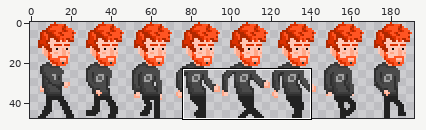
Two states of a sprite sheet, pfp-game/platforms/browser/www/img/character-3-walk.png. Above: a wide view before the commit, with the close-up outlined.
Close-up. As it was:
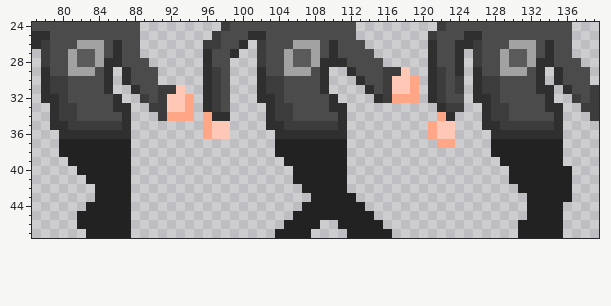
The file is 192x48 pixels. Shown: x 77..139, y 24..47. The commit also changed other parts of the picture, which this record leaves out.
Now the later version:
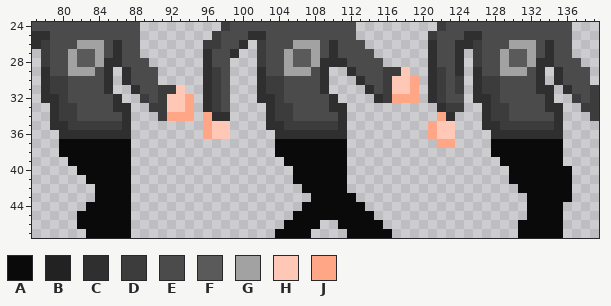
Palette (. is transparent): A #0a0a0a  B #222222  C #2f2f2f  D #3c3c3c  E #4b4b4b  F #5a5a5a  G #a2a2a2  H #ffc7b5  J #ffa687
From old to new:
Colour A replaces colour B in rows 37 to 38 at x 80 to 87, 104 to 111 and 128 to 135; in row 39 at x 81 to 87, 105 to 111 and 129 to 135; in row 40 at x 82 to 87, 106 to 111 and 130 to 136; in row 41 at x 83 to 87, 106 to 111 and 130 to 136; in row 42 at x 84 to 87, 107 to 111 and 131 to 136; in row 43 at x 84 to 87, 108 to 112 and 132 to 136.
Colour A replaces colour B in row 44 at x 83 to 87, 107 to 113 and 132 to 135; in row 45 at x 82 to 87, 106 to 114 and 132 to 135; in row 46 at x 82 to 87, 105 to 108, 111 to 115 and 131 to 135; in row 47 at x 83 to 87, 104 to 107, 112 to 116 and 131 to 135.
Pixel boxes of the changes (left, top, right, bottom) in both close-ups:
changed: (59, 139, 131, 238)
changed: (275, 139, 392, 238)
changed: (491, 139, 572, 238)
